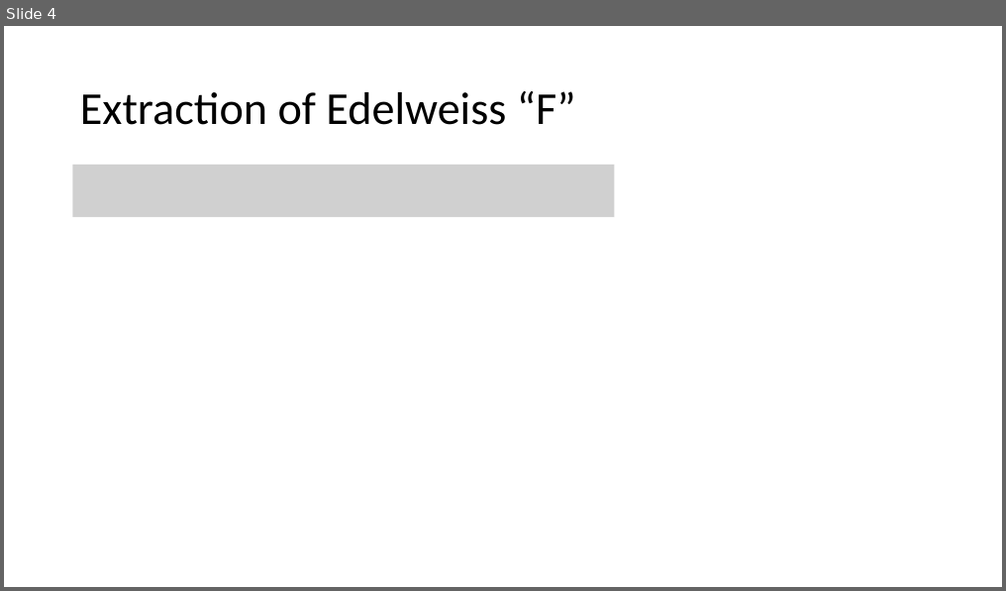
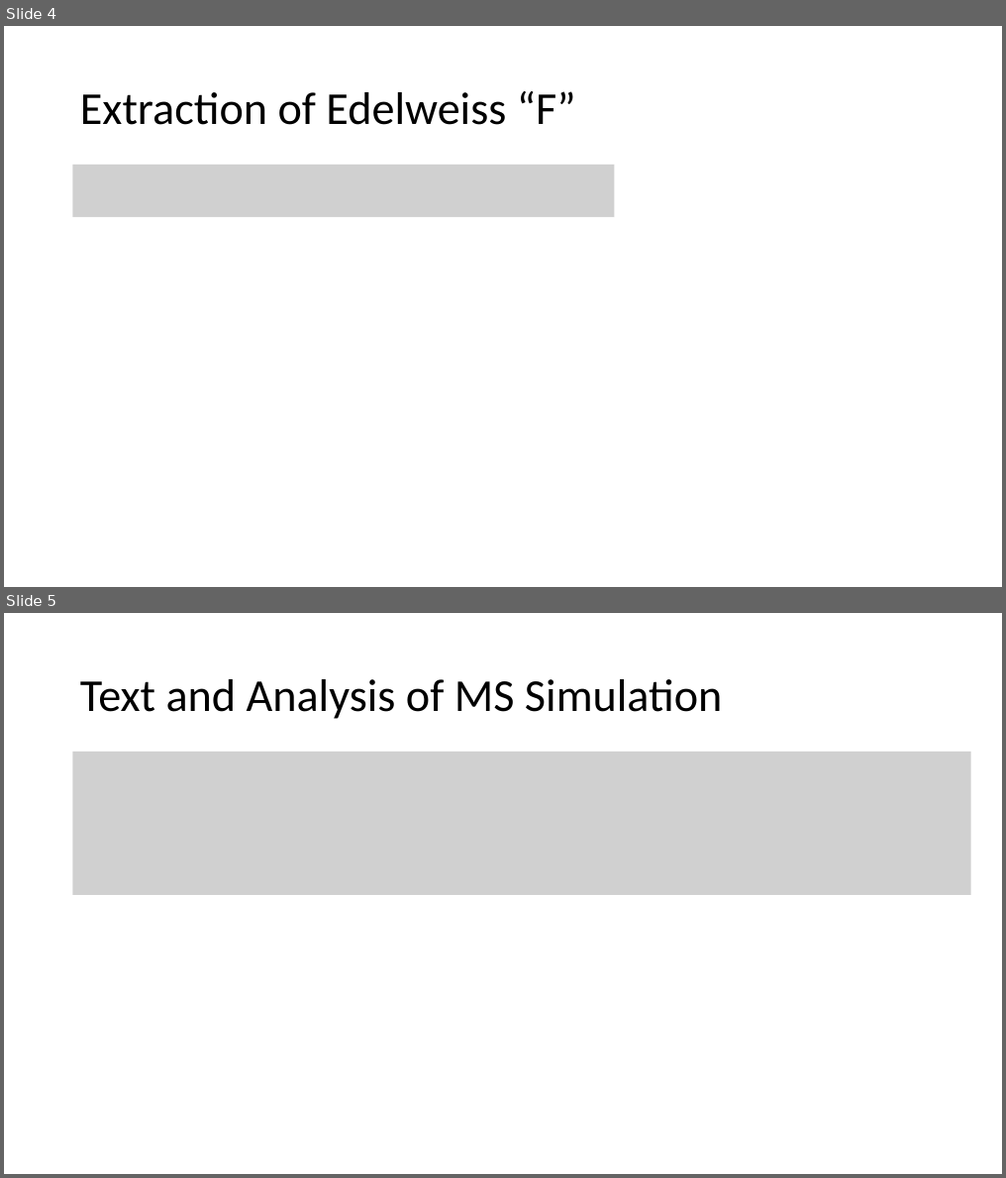
Before and after one commit to villaa/nrFano_Constraint, a slide deck: notes/anthony/nrFanoPaper_logic.pptx. Shown one above the other, each under a label of ours: slide 4 before the commit, slides 4 and 5 after it. The pictures are 1006x591 and 1006x1178 pixels, drawn with LibreOffice and Linux fonts; fonts in the diff are those of the drawing; grey boxes stand for pictures. Boxes give left, top, right and bottom in pixels: in the first picture for what was removed or moved away, otherwise in the second. Text is boxed around its words. In the diff, an @@ line names an element or a change of style, - is before the commit and + after.

```diff
--- a/notes/anthony/nrFanoPaper_logic.pptx
+++ b/notes/anthony/nrFanoPaper_logic.pptx
@@ slide 5 added at <box>4,613,1002,1174</box>, background #FFFFFF @@
@@ title added at <box>80,679,723,719</box>, 44 pt, text #000000 @@
+Text and Analysis of MS Simulation
@@ picture added at <box>73,752,971,895</box> @@
```
Also in this commit, not shown: 1 slide changed.
